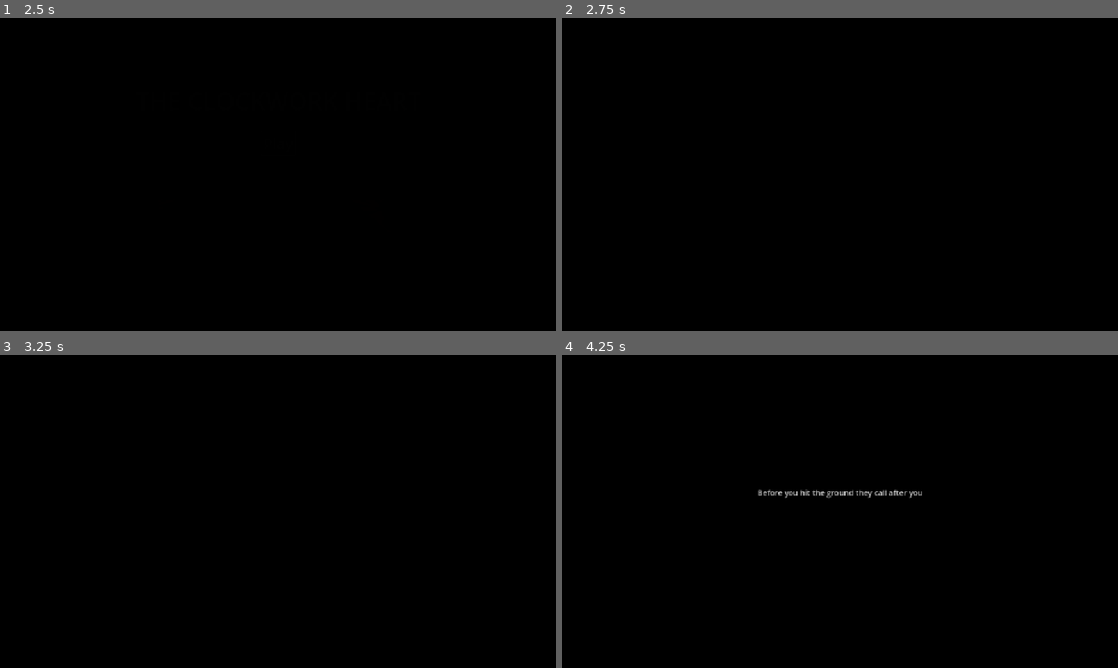
Above: before the commit, frames 1-4 (two rows, left to right).
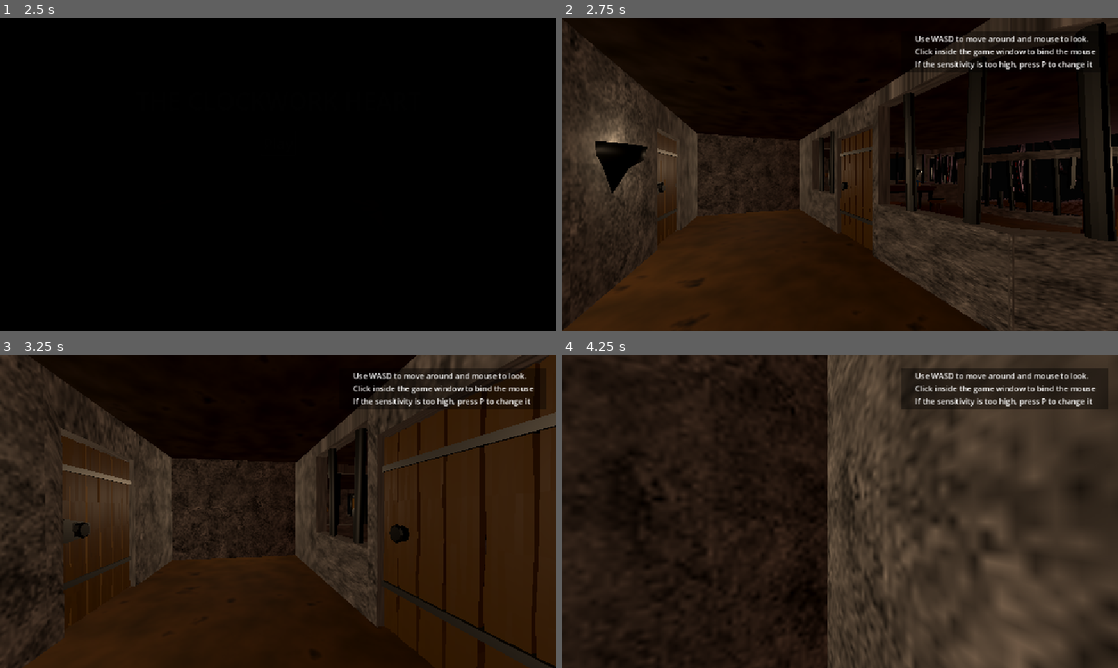
Above: after the commit, the same moments.

Repository: Adam-Gallina/ldj57
Game: Godot game, scene res://main.tscn
The game is run twice, just before and just after one commit, with the same random seed, the same clock (stepped at 60 frames per second) and the same inputs. The engine's default icon, where the game draws it, is replaced by a stand-in: a white triangle on a blue panel in a dark square.
Inputs (mouse positions are in pixels of both pictures, inside the frame that each line leads up to):
- Up to frame 1 (2.5 s): click "Play" at 0.5 s; click "Play" at 1.25 s; move the mouse to (305, 174) at 2.02 s; hold W (Forward) from 2.03 s (still down); click (305, 174) at 2.1 s
- Up to frame 2 (2.75 s): keep holding W (Forward)
- Up to frame 3 (3.25 s): keep holding W (Forward); move the mouse to (250, 511) at 2.77 s; click (250, 511) at 2.85 s
- Up to frame 4 (4.25 s): keep holding W (Forward); move the mouse to (851, 505) at 3.52 s; hold Shift from 3.53 s (still down); click (851, 505) at 3.8 s

Frame 1 is identical in both runs. In frame 2, 66% of the frame differs, in the area x 0-100%, y 0-100%; in frame 3, 81%; in frame 4, 93%.
Error after the commit: Invalid call. Nonexistent function 'set_input' in base 'Nil'. (res://Player/inventory.gd:80)

Commit message:
Cleaned up player interactions

Diff:
--- a/Enemies/patrol_enemy.gd
+++ b/Enemies/patrol_enemy.gd
@@ -29,7 +29,6 @@
 	remove_child(pf)
 	path.add_child(pf)
 
-var t = false
 func _process(delta):
 	if Mode == PatrolMode.Idle:
 		return
@@ -55,9 +54,7 @@
 			set_mode(PatrolMode.Return)
 
 
-
 func _physics_process(delta):
-	print(Mode, ' ', _investigation_time)
 	if Mode == PatrolMode.Idle:
 		return
 
--- a/InteractiveObjects/grabbable.gd
+++ b/InteractiveObjects/grabbable.gd
@@ -9,8 +9,12 @@
 @export var ItemDescription = "Probably Something"
 
 func interact():
-    if Locked:
-        return false
-    $CollisionShape3D.disabled = true
-    grabbed.emit()
-    return true
+	if Locked:
+		return false
+
+	$CollisionShape3D.disabled = true
+	Inventory.add_item(self)
+
+	grabbed.emit()
+	# TODO Play grab noise connected to grabbed
+	return true
--- a/InteractiveObjects/interactive.gd
+++ b/InteractiveObjects/interactive.gd
@@ -2,6 +2,7 @@
 class_name Interactive
 
 @export var Locked = false
+@export var Reticle : Constants.ReticleType
 
 func interact():
     return false
--- a/InteractiveObjects/placeable.gd
+++ b/InteractiveObjects/placeable.gd
@@ -16,7 +16,7 @@
 		return false
 
 	if CurrItem == null:
-		Inventory.show_ui()
+		Inventory.show_inventory()
 
 		var id = await Inventory.inventory_item_selected
 
--- a/Map.tscn
+++ b/Map.tscn
@@ -93,15 +93,13 @@
 
 func menu():
 	pause_menu.show()
-	$Player._disable_cam = true
-	$Player._disable_movement = true
+	Constants.GetPlayer().set_input(false, false)
 	Input.mouse_mode = Input.MOUSE_MODE_VISIBLE
 
 
 func close_menu():
 	pause_menu.hide()
-	$Player._disable_cam = false
-	$Player._disable_movement = false
+	Constants.GetPlayer().set_input(true, true)
 	Input.mouse_mode = Input.MOUSE_MODE_CAPTURED
 
 func quit_btn():
@@ -216,7 +214,7 @@
 size = Vector3(2.57135, 2.20483, 0.609924)
 
 [sub_resource type="BoxShape3D" id="BoxShape3D_vphb4"]
-size = Vector3(0.53894, 0.577698, 0.540283)
+size = Vector3(0.53894, 0.272247, 0.429321)
 
 [sub_resource type="StandardMaterial3D" id="StandardMaterial3D_k3uuf"]
 
@@ -424,6 +422,7 @@
 
 [node name="Map" type="Node3D"]
 script = SubResource("GDScript_phpw6")
+SkipIntro = true
 
 [node name="WorldEnvironment" type="WorldEnvironment" parent="."]
 environment = SubResource("Environment_oa7bu")
@@ -1156,15 +1155,6 @@
 [node name="WallTile29" parent="LowerWalls" instance=ExtResource("1_7if1s")]
 transform = Transform3D(-1, 0, -8.74228e-08, 0, 1, 0, 8.74228e-08, 0, -1, -8, -3, -13)
 
-[node name="WallTile72" parent="LowerWalls" instance=ExtResource("1_7if1s")]
-transform = Transform3D(-1, 0, -8.74228e-08, 0, 1, 0, 8.74228e-08, 0, -1, -6, -3, -13)
-
-[node name="WallTile73" parent="LowerWalls" instance=ExtResource("1_7if1s")]
-transform = Transform3D(-1, 0, -8.74228e-08, 0, 1, 0, 8.74228e-08, 0, -1, -4, -3, -13)
-
-[node name="WallTile74" parent="LowerWalls" instance=ExtResource("1_7if1s")]
-transform = Transform3D(-1, 0, -8.74228e-08, 0, 1, 0, 8.74228e-08, 0, -1, -2, -3, -13)
-
 [node name="WallTile30" parent="LowerWalls" instance=ExtResource("1_7if1s")]
 transform = Transform3D(-4.37114e-08, 0, 1, 0, 1, 0, -1, 0, -4.37114e-08, -9, -3, -14)
 
@@ -1380,15 +1370,6 @@
 
 [node name="WallTile29" parent="LowerWalls2" instance=ExtResource("1_7if1s")]
 transform = Transform3D(-1, 0, -8.74228e-08, 0, 1, 0, 8.74228e-08, 0, -1, -8, -3, -13)
-
-[node name="WallTile72" parent="LowerWalls2" instance=ExtResource("1_7if1s")]
-transform = Transform3D(-1, 0, -8.74228e-08, 0, 1, 0, 8.74228e-08, 0, -1, -6, -3, -13)
-
-[node name="WallTile73" parent="LowerWalls2" instance=ExtResource("1_7if1s")]
-transform = Transform3D(-1, 0, -8.74228e-08, 0, 1, 0, 8.74228e-08, 0, -1, -4, -3, -13)
-
-[node name="WallTile74" parent="LowerWalls2" instance=ExtResource("1_7if1s")]
-transform = Transform3D(-1, 0, -8.74228e-08, 0, 1, 0, 8.74228e-08, 0, -1, -2, -3, -13)
 
 [node name="WallTile30" parent="LowerWalls2" instance=ExtResource("1_7if1s")]
 transform = Transform3D(-4.37114e-08, 0, 1, 0, 1, 0, -1, 0, -4.37114e-08, -9, -3, -14)
@@ -2933,9 +2914,10 @@
 collision_mask = 0
 script = ExtResource("57_k3uuf")
 ShowMouseOnPress = true
+Reticle = 1
 
 [node name="CollisionShape3D" type="CollisionShape3D" parent="Rooms/Viewing/StaticBody3D"]
-transform = Transform3D(1, 2.95043e-06, -2.98023e-08, 0, 1, 0, 0, -5.26011e-06, 1, -0.197694, -0.211147, -0.16467)
+transform = Transform3D(1, 2.92063e-06, 0, 0, 1, -4.02331e-07, 0, -5.23031e-06, 1, -0.197692, -0.0584197, -0.109189)
 shape = SubResource("BoxShape3D_vphb4")
 
 [node name="MeshInstance3D" type="MeshInstance3D" parent="Rooms/Viewing/StaticBody3D"]
--- a/Player/inventory.gd
+++ b/Player/inventory.gd
@@ -2,15 +2,20 @@
 
 signal inventory_item_selected(item_id)
 
-@onready var reticle = $PlayerUILayer/TextureRect
+@onready var hand_reticle = $CursorLayer/Hand
+@onready var glass_reticle = $CursorLayer/MagnifyingGlass
+
+@onready var _inventory_canvas = $InventoryLayer
 
 var items : Dictionary = {}
 var imgs : Dictionary = {}
 @export var InventoryImageScene : PackedScene
-@onready var _inventory = $PlayerUILayer/Inventory/TextureRect/HBoxContainer
-@onready var _inventory_ui = $PlayerUILayer/Inventory
-@onready var _hovered_item_name = $PlayerUILayer/Inventory/HoveredItemName
-@onready var _hovered_item_desc = $PlayerUILayer/Inventory/HoveredItemDescription
+@onready var _inventory_ui = $InventoryLayer/Inventory
+@onready var _inventory = $InventoryLayer/Inventory/TextureRect/HBoxContainer
+@onready var _hovered_item_name = $InventoryLayer/Inventory/HoveredItemName
+@onready var _hovered_item_desc = $InventoryLayer/Inventory/HoveredItemDescription
+
+@onready var _notes_ui = $InventoryLayer/Notes
 
 func _ready() -> void:
 	#Input.mouse_mode = Input.MOUSE_MODE_CAPTURED
@@ -52,23 +57,34 @@
 
 	return null
 
+func show_inventory():
+	show_ui()
+	_inventory_ui.show()
+	_notes_ui.hide()
+	_hovered_item_name.text = ""
+	_hovered_item_desc.text = ""
+
+func show_notes():
+	show_ui()
+	_inventory_ui.hide()
+	_notes_ui.show()
 
 func show_ui():
-	_inventory_ui.show()
-	_hovered_item_name.text = ""
-	_hovered_item_desc.text = ""
+	_inventory_canvas.show()
 	Input.mouse_mode = Input.MOUSE_MODE_VISIBLE
+	Constants.GetPlayer().set_input(false, false)
 
 func hide_ui():
-	_inventory_ui.hide()
+	_inventory_canvas.hide()
 	Input.mouse_mode = Input.MOUSE_MODE_CAPTURED
+	Constants.GetPlayer().set_input(true, true)
 	inventory_item_selected.emit(Constants.PuzzleItem.Null)
 
 func toggle_ui():
-	if _inventory_ui.visible: hide_ui()
+	if _inventory_canvas.visible: hide_ui()
 	else: show_ui()
 
-	return _inventory_ui.visible
+	return _inventory_canvas.visible
 
 
 func _on_inventory_item_selected(item_id):
@@ -84,8 +100,25 @@
 		print('Tried to hover over invalid item')
 
 
-func show_reticle():
-	reticle.show()
+func _on_inventory_note_selected(note_id):
+	print('Selected ', note_id)
+
+
+func show_reticle(reticle:Constants.ReticleType):
+	if reticle == Constants.ReticleType.Hand:
+		hand_reticle.show()
+		glass_reticle.hide()
+	elif reticle == Constants.ReticleType.Glass:
+		hand_reticle.hide()
+		glass_reticle.show()
 
 func hide_reticle():
-	reticle.hide()
+	hand_reticle.hide()
+	glass_reticle.hide()
+
+
+func _on_inventory_button_pressed() -> void:
+	show_inventory()
+
+func _on_notes_button_pressed() -> void:
+	show_notes()
--- a/Player/inventory.tscn
+++ b/Player/inventory.tscn
@@ -1,9 +1,10 @@
-[gd_scene load_steps=7 format=3 uid="uid://pnydfdiv55s0"]
+[gd_scene load_steps=8 format=3 uid="uid://pnydfdiv55s0"]
 
 [ext_resource type="Script" uid="uid://djxg3vwa8oe4t" path="res://Player/inventory.gd" id="1_jh2io"]
 [ext_resource type="PackedScene" uid="uid://1muu1htrdsua" path="res://Player/UI/inventory_item.tscn" id="2_us6v5"]
 [ext_resource type="Texture2D" uid="uid://dlh713vknfhua" path="res://Player/Hand.png" id="3_xfn5r"]
 [ext_resource type="AudioStream" uid="uid://bbpftcgaci2d7" path="res://Audio/Interact.wav" id="4_jh2io"]
+[ext_resource type="Texture2D" uid="uid://58i01wj3ty5l" path="res://Player/UI/MagnifyingGlass.png" id="4_us6v5"]
 
 [sub_resource type="Gradient" id="Gradient_xfn5r"]
 colors = PackedColorArray(0, 0, 0, 0.392157, 0, 0, 0, 0.392157)
@@ -15,9 +16,9 @@
 script = ExtResource("1_jh2io")
 InventoryImageScene = ExtResource("2_us6v5")
 
-[node name="PlayerUILayer" type="CanvasLayer" parent="."]
-
-[node name="TextureRect" type="TextureRect" parent="PlayerUILayer"]
+[node name="CursorLayer" type="CanvasLayer" parent="."]
+
+[node name="Hand" type="TextureRect" parent="CursorLayer"]
 modulate = Color(0.60183, 0.60183, 0.60183, 1)
 anchors_preset = 8
 anchor_left = 0.5
@@ -34,15 +35,56 @@
 expand_mode = 2
 stretch_mode = 4
 
-[node name="Inventory" type="Control" parent="PlayerUILayer"]
+[node name="MagnifyingGlass" type="TextureRect" parent="CursorLayer"]
+modulate = Color(0.60183, 0.60183, 0.60183, 1)
+anchors_preset = 8
+anchor_left = 0.5
+anchor_top = 0.5
+anchor_right = 0.5
+anchor_bottom = 0.5
+offset_left = -32.0
+offset_top = -32.0
+offset_right = 32.0
+offset_bottom = 32.0
+grow_horizontal = 2
+grow_vertical = 2
+texture = ExtResource("4_us6v5")
+expand_mode = 2
+stretch_mode = 4
+
+[node name="InventoryLayer" type="CanvasLayer" parent="."]
+
+[node name="CloseButton" type="Button" parent="InventoryLayer"]
+offset_left = 29.0
+offset_top = 31.0
+offset_right = 166.0
+offset_bottom = 62.0
+text = " Close Inventory "
+
+[node name="InventoryButton" type="Button" parent="InventoryLayer"]
+offset_left = 388.0
+offset_top = 31.0
+offset_right = 525.0
+offset_bottom = 62.0
+text = "Inventory"
+
+[node name="NotesButton" type="Button" parent="InventoryLayer"]
+offset_left = 599.0
+offset_top = 31.0
+offset_right = 736.0
+offset_bottom = 62.0
+text = "Notes"
+
+[node name="Inventory" type="Control" parent="InventoryLayer"]
 layout_mode = 3
 anchors_preset = 15
 anchor_right = 1.0
 anchor_bottom = 1.0
 grow_horizontal = 2
 grow_vertical = 2
-
-[node name="TextureRect" type="TextureRect" parent="PlayerUILayer/Inventory"]
+mouse_filter = 2
+
+[node name="TextureRect" type="TextureRect" parent="InventoryLayer/Inventory"]
 layout_mode = 1
 anchors_preset = 12
 anchor_top = 1.0
@@ -53,7 +95,7 @@
 grow_vertical = 0
 texture = SubResource("GradientTexture1D_jh2io")
 
-[node name="HBoxContainer" type="HBoxContainer" parent="PlayerUILayer/Inventory/TextureRect"]
+[node name="HBoxContainer" type="HBoxContainer" parent="InventoryLayer/Inventory/TextureRect"]
 layout_mode = 1
 anchors_preset = 12
 anchor_top = 1.0
@@ -65,7 +107,7 @@
 grow_vertical = 0
 alignment = 1
 
-[node name="HoveredItemName" type="Label" parent="PlayerUILayer/Inventory"]
+[node name="HoveredItemName" type="Label" parent="InventoryLayer/Inventory"]
 layout_mode = 1
 anchors_preset = 7
 anchor_left = 0.5
@@ -82,7 +124,7 @@
 text = "Hovered Item Name"
 horizontal_alignment = 1
 
-[node name="HoveredItemDescription" type="Label" parent="PlayerUILayer/Inventory"]
+[node name="HoveredItemDescription" type="Label" parent="InventoryLayer/Inventory"]
 layout_mode = 1
 anchors_preset = 7
 anchor_left = 0.5
@@ -98,17 +140,80 @@
 text = "This is where the description of the currently hovered item will appear"
 horizontal_alignment = 1
 
-[node name="Button" type="Button" parent="PlayerUILayer/Inventory"]
-layout_mode = 0
-offset_left = 29.0
-offset_top = 406.0
-offset_right = 166.0
-offset_bottom = 437.0
-text = " Close Inventory "
+[node name="Notes" type="Control" parent="InventoryLayer"]
+visible = false
+layout_mode = 3
+anchors_preset = 15
+anchor_right = 1.0
+anchor_bottom = 1.0
+grow_horizontal = 2
+grow_vertical = 2
+mouse_filter = 2
+
+[node name="TextureRect" type="TextureRect" parent="InventoryLayer/Notes"]
+layout_mode = 1
+anchors_preset = 12
+anchor_top = 1.0
+anchor_right = 1.0
+anchor_bottom = 1.0
+offset_top = -327.0
+offset_right = -896.0
+grow_horizontal = 2
+grow_vertical = 0
+texture = SubResource("GradientTexture1D_jh2io")
+
+[node name="HBoxContainer" type="HBoxContainer" parent="InventoryLayer/Notes/TextureRect"]
+layout_mode = 1
+anchors_preset = 12
+anchor_top = 1.0
+anchor_right = 1.0
+anchor_bottom = 1.0
+offset_top = -150.0
+offset_bottom = -14.0
+grow_horizontal = 2
+grow_vertical = 0
+alignment = 1
+
+[node name="HoveredItemName" type="Label" parent="InventoryLayer/Notes"]
+layout_mode = 1
+anchors_preset = 7
+anchor_left = 0.5
+anchor_top = 1.0
+anchor_right = 0.5
+anchor_bottom = 1.0
+offset_left = -78.5
+offset_top = -229.0
+offset_right = 78.5
+offset_bottom = -206.0
+grow_horizontal = 2
+grow_vertical = 0
+theme_override_font_sizes/font_size = 30
+text = "Hovered Item Name"
+horizontal_alignment = 1
+
+[node name="HoveredItemDescription" type="Label" parent="InventoryLayer/Notes"]
+layout_mode = 1
+anchors_preset = 7
+anchor_left = 0.5
+anchor_top = 1.0
+anchor_right = 0.5
+anchor_bottom = 1.0
+offset_left = -271.5
+offset_top = -201.0
+offset_right = 271.5
+offset_bottom = -178.0
+grow_horizontal = 2
+grow_vertical = 0
+text = "This is where the description of the currently hovered item will appear"
+horizontal_alignment = 1
 
 [node name="InteractStreamPlayer" type="AudioStreamPlayer" parent="."]
 stream = ExtResource("4_jh2io")
 volume_db = -15.0
 
-[connection signal="pressed" from="PlayerUILayer/Inventory/Button" to="." method="hide_ui"]
-[connection signal="pressed" from="PlayerUILayer/Inventory/Button" to="InteractStreamPlayer" method="play"]
+[connection signal="pressed" from="InventoryLayer/CloseButton" to="." method="hide_ui"]
+[connection signal="pressed" from="InventoryLayer/CloseButton" to="InteractStreamPlayer" method="play"]
+[connection signal="pressed" from="InventoryLayer/InventoryButton" to="." method="_on_inventory_button_pressed"]
+[connection signal="pressed" from="InventoryLayer/InventoryButton" to="InteractStreamPlayer" method="play"]
+[connection signal="pressed" from="InventoryLayer/NotesButton" to="." method="_on_notes_button_pressed"]
+[connection signal="pressed" from="InventoryLayer/NotesButton" to="InteractStreamPlayer" method="play"]
--- a/Player/player.tscn
+++ b/Player/player.tscn
@@ -21,7 +21,7 @@
 
 [node name="RayCast3D" type="RayCast3D" parent="Camera3D"]
 target_position = Vector3(0, 0, -5)
-collision_mask = 10
+collision_mask = 14
 
 [node name="GrabStreamPlayer" type="AudioStreamPlayer" parent="."]
 stream = ExtResource("2_4ntmi")
--- a/Player/player_controller.gd
+++ b/Player/player_controller.gd
@@ -26,6 +26,11 @@
 
 func _ready() -> void:
 	Inventory.inventory_item_selected.connect(_on_item_selected)
+
+
+func set_input(enable_movement=true, enable_cam=true):
+	_disable_movement = not enable_movement
+	_disable_cam = not enable_cam
 
 
 func _process(delta):
@@ -60,31 +65,15 @@
 		if Input.is_action_just_pressed('Fire'):
 			Input.mouse_mode = Input.MOUSE_MODE_CAPTURED
 	else:
-		Inventory.show_reticle()
+		var hit = raycast.get_collider()
+		if hit is Interactive:
+			Inventory.show_reticle(hit.Reticle)
 
-		if Input.is_action_just_pressed('Fire'):
-			var hit = raycast.get_collider()
-
-			if hit is Grabbable:
-				if hit.interact():
-					$GrabStreamPlayer.play()
-					Inventory.add_item(hit)
-			elif hit is Placeable:
+			if Input.is_action_just_pressed('Fire'):
+				hit.interact()
 				$InteractStreamPlayer.play()
-				_disable_cam = true
-				_disable_movement = true
-				await hit.interact()
-				_disable_cam = false
-				_disable_movement = false
-			elif hit is UIToggle:
-				$InteractStreamPlayer.play()
-				_disable_cam = true
-				_disable_movement = true
-				await hit.interact()
-				_disable_cam = false
-				_disable_movement = false
-			elif hit is Interactive:
-				hit.interact()
+		else:
+			Inventory.hide_reticle()
 
 
 func set_camera(p: float, y: float):
--- a/constants.gd
+++ b/constants.gd
@@ -4,6 +4,8 @@
 
 enum CollisionLayer { Player=1, Enemy=2, Environment=3, Interactive = 4}
 
+enum ReticleType { Hand, Glass }
+
 var _player : CharacterBody3D
 func SetPlayer(p:CharacterBody3D):
     _player = p
Binary file added: Player/UI/MagnifyingGlass.png
Not shown, added: Player/UI/MagnifyingGlass.png.import
